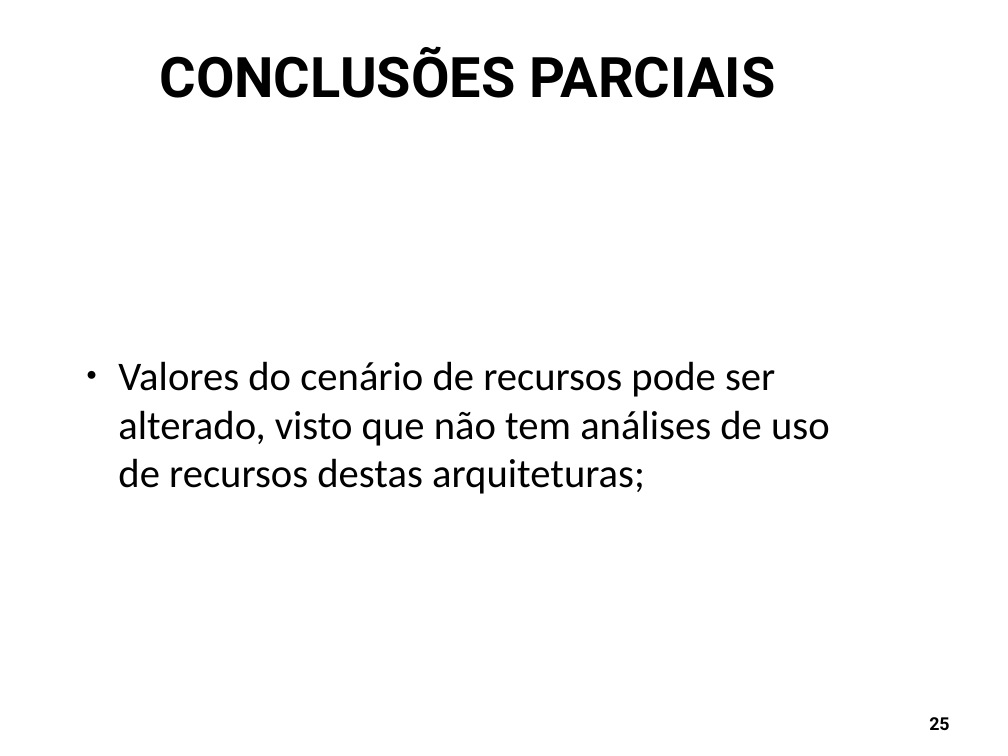
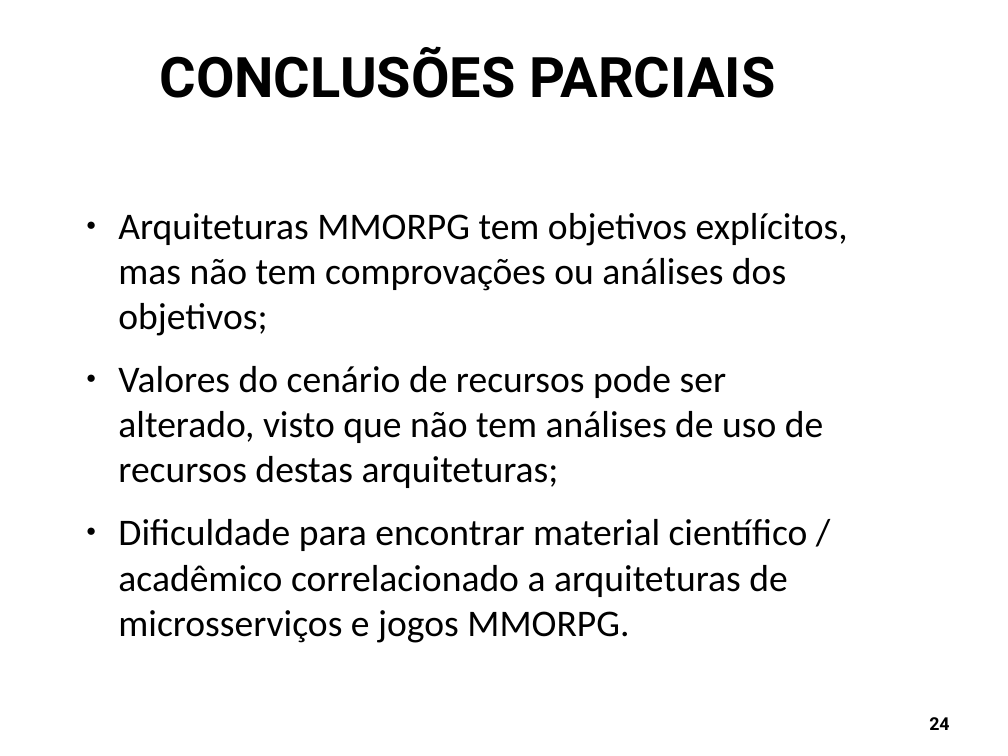
Before and after one commit to Schweigert/TCC, a slide deck: slide 24 of tcc/Apresentacao/apresentacao_tcc1.odp (slide 25 before the commit). Drawn at 1008x756 pixels with LibreOffice and Linux fonts; fonts in the diff are those of the drawing; background and template pictures are left out. Boxes give left, top, right and bottom in pixels: in the first picture for what was removed or moved away, otherwise in the second. Text is boxed around its words. In the diff, an @@ line names an element or a change of style, - is before the commit and + after.

```diff
--- a/tcc/Apresentacao/apresentacao_tcc1.odp
+++ b/tcc/Apresentacao/apresentacao_tcc1.odp
@@ text at box(118, 213, 848, 336): paragraph added @@
+● Arquiteturas MMORPG tem objetivos explícitos, mas não tem comprovações ou análises dos objetivos;
@@ text at box(118, 366, 823, 488): size 32 to 29.6 pt in "Valores do cenário de recursos pode ser ..." @@
@@ text at box(118, 519, 808, 643): paragraph added @@
+● Dificuldade para encontrar material científico / acadêmico correlacionado a arquiteturas de microsserviços e jogos MMORPG.
@@ page number at box(929, 717, 949, 730): text changed @@
-25
+24
```
Also in this commit, not shown: 17 other slides changed, 3 slides removed, 4 other files.
